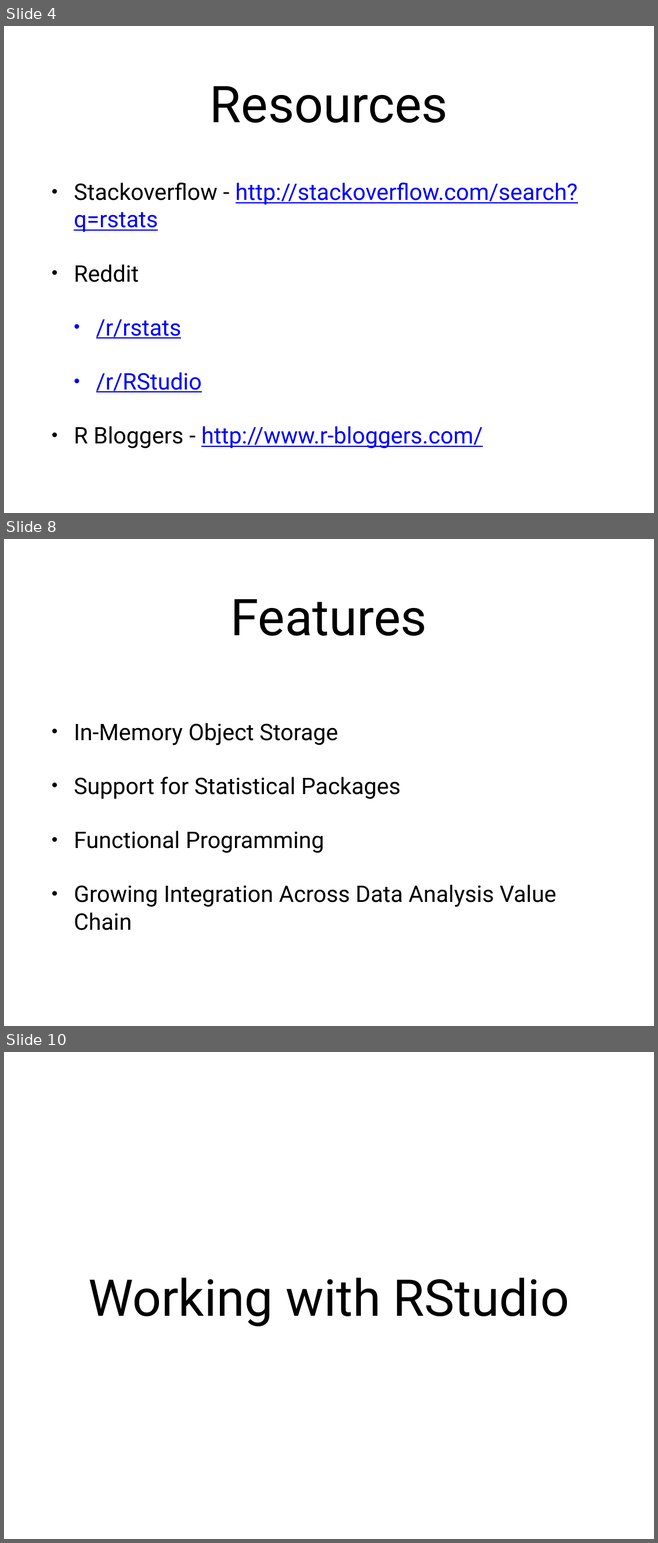
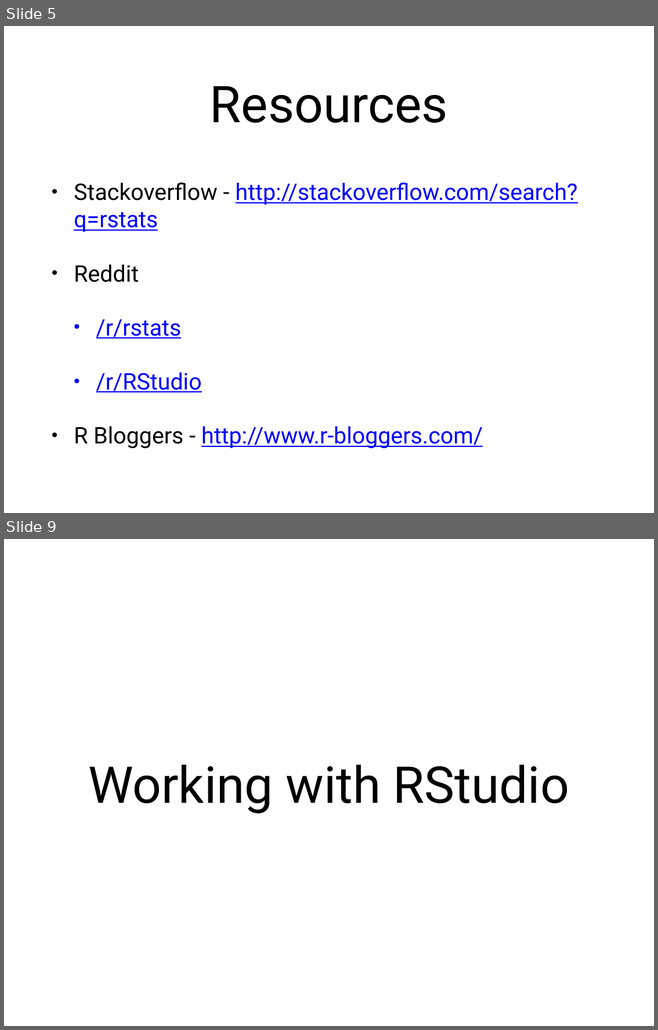
Before and after one commit to nvenkataraman1/RProgrammingWorkshop, a slide deck: sessions/w1/Week1.pptx. Shown one above the other, each under a label of ours: slides 4, 8 and 10 before the commit, slides 5 and 9 after it; the slides between them are not shown. The pictures are 658x1543 and 658x1030 pixels, drawn with LibreOffice and Linux fonts; fonts in the diff are those of the drawing. Boxes give left, top, right and bottom in pixels: in the first picture for what was removed or moved away, otherwise in the second. Text is boxed around its words. In the diff, an @@ line names an element or a change of style, - is before the commit and + after.

```diff
--- a/sessions/w1/Week1.pptx
+++ b/sessions/w1/Week1.pptx
@@ slide 8 removed at box(4, 539, 654, 1026), background #FFFFFF @@
@@ title removed at box(231, 599, 427, 636) @@
-Features
@@ text removed at box(74, 723, 556, 931) @@
-• In-Memory Object Storage
-• Support for Statistical Packages
-• Functional Programming
-• Growing Integration Across Data Analysis Value Chain
@@ what was slide 4 is now slide 5 @@
@@ what was slide 10 is now slide 9 @@
```
Also in this commit, not shown: 10 slides changed, 2 slides added, 7 other slides removed, 1 other file.
